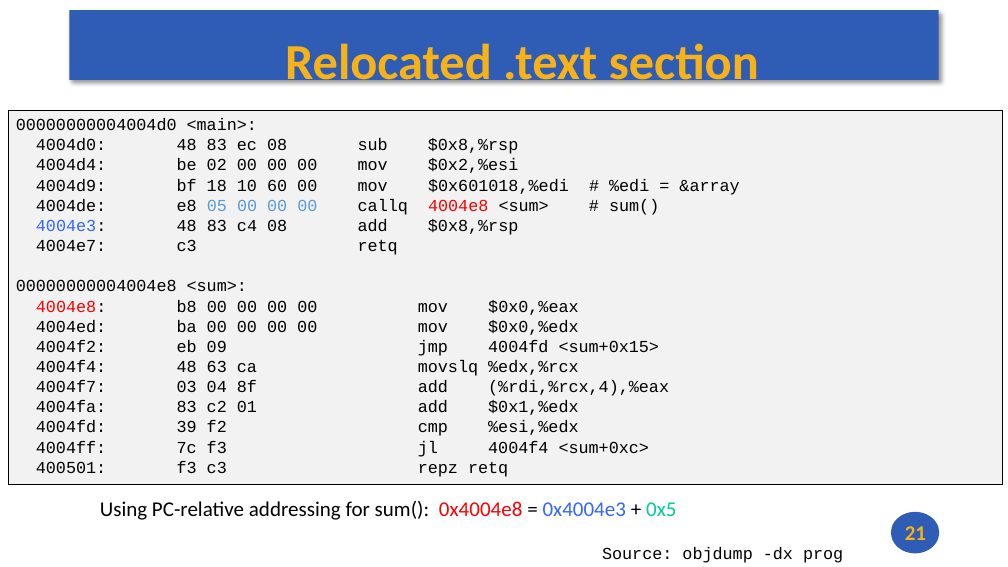
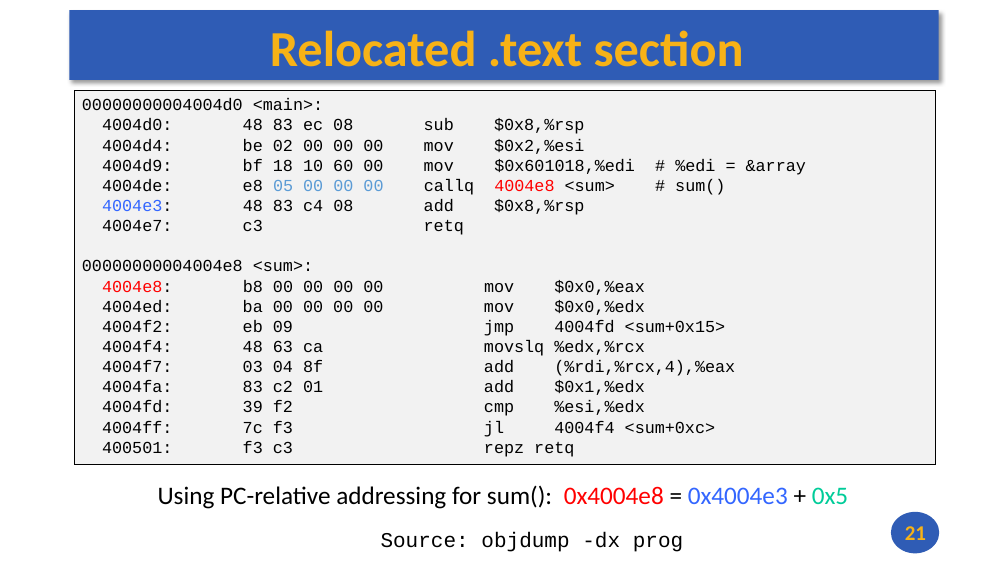
Before and after one commit to andrewt0301/hse-acos-course, a slide deck: slide 21 of docs/part2os/04_Linking/OS_Lecture_04.pptx. Drawn at 1008x567 pixels with LibreOffice and Linux fonts; fonts in the diff are those of the drawing. Boxes give left, top, right and bottom in pixels: in the first picture for what was removed or moved away, otherwise in the second. Text is boxed around its words. In the diff, an @@ line names an element or a change of style, - is before the commit and + after.

```diff
--- a/docs/part2os/04_Linking/OS_Lecture_04.pptx
+++ b/docs/part2os/04_Linking/OS_Lecture_04.pptx
@@ title "Relocated .text section" rewrapped from [285, 38, 759, 91] to [270, 30, 744, 67] @@
@@ rectangle "00000000004004d0 <main>:": place and size @@
-rectangle "00000000004004d0 <main>:" at [8, 110, 1003, 485]
+rectangle "00000000004004d0 <main>:" at [75, 90, 936, 464]
@@ text "Using PC-relative addressing for sum(): ...": place and size @@
-text "Using PC-relative addressing for sum(): ..." at [100, 501, 676, 520]
+text "Using PC-relative addressing for sum(): ..." at [158, 485, 848, 509]
@@ text "Using PC-relative addressing for sum(): ..." at [158, 485, 848, 509]: size 20 to 24 pt @@
@@ text "Source: objdump -dx prog": place and size @@
-text "Source: objdump -dx prog" at [602, 547, 843, 563]
+text "Source: objdump -dx prog" at [381, 532, 683, 552]
@@ text "Source: objdump -dx prog" at [381, 532, 683, 552]: size 16 to 20 pt @@
```
Also in this commit, not shown: 35 other slides changed, 1 other file.
